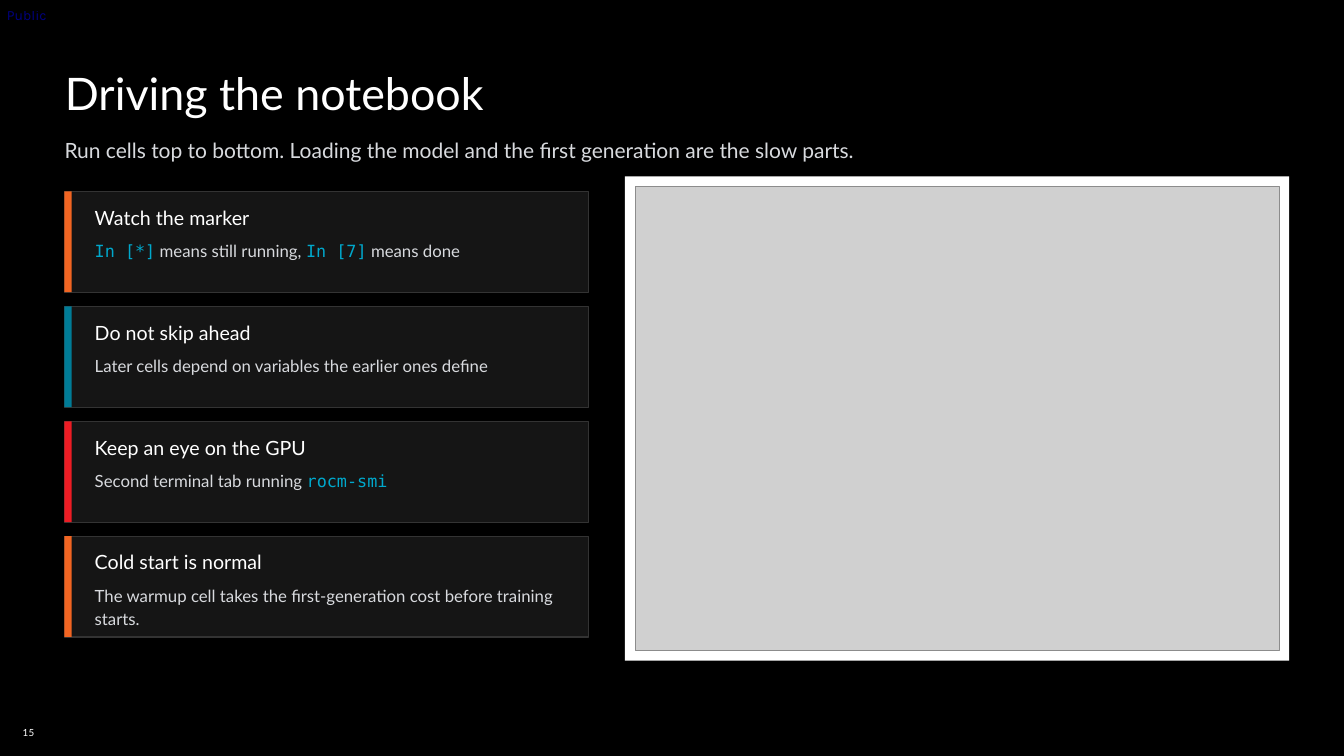
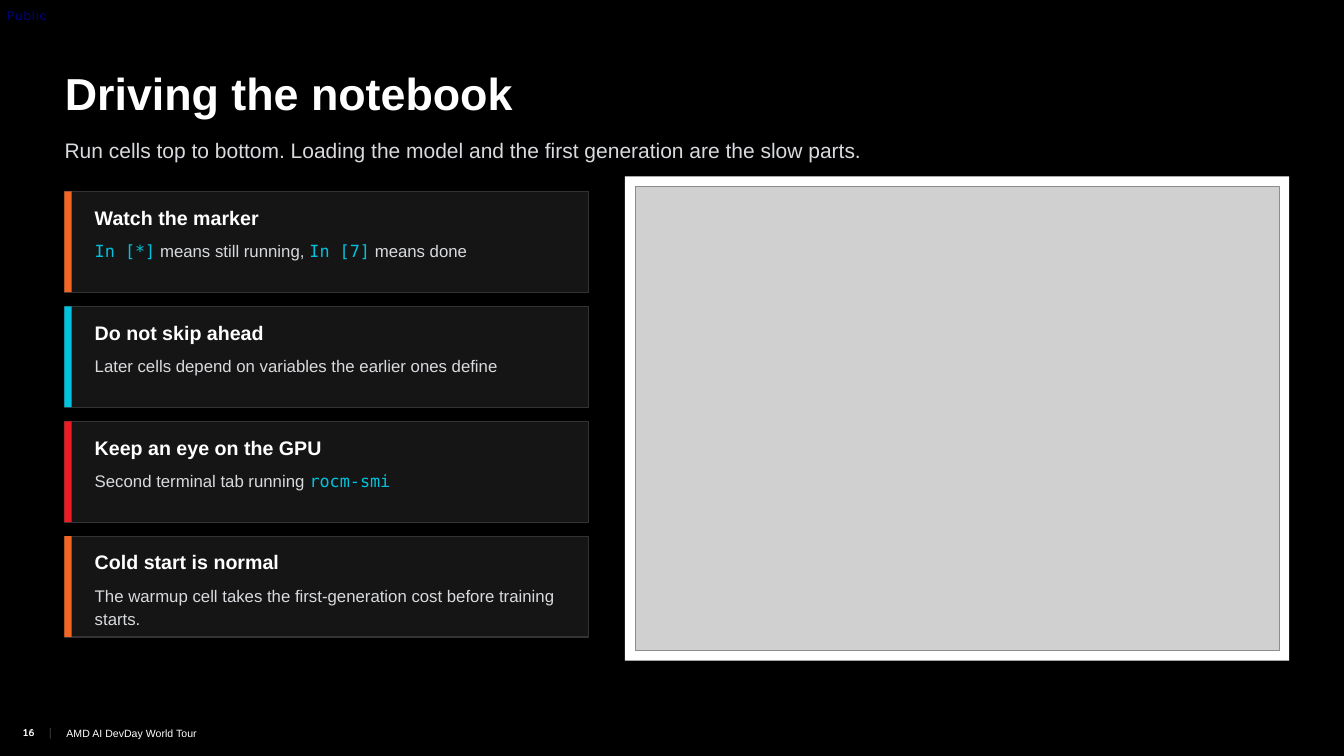
Before and after one commit to TwelveNights/Unsloth-RL-Workshop-on-Radeon, a slide deck: slide 16 of docs/AMD-Unsloth-GRPO-Fine-tuning1.pptx (slide 15 before the commit). Drawn at 1344x756 pixels with LibreOffice and Linux fonts; fonts in the diff are those of the drawing; grey boxes stand for pictures; background and template pictures are left out. Boxes give left, top, right and bottom in pixels: in the first picture for what was removed or moved away, otherwise in the second. Text is boxed around its words. In the diff, an @@ line names an element or a change of style, - is before the commit and + after.

Commit message:
Move slides to AI DevDay template; update notebook URL and password

```diff
--- a/docs/AMD-Unsloth-GRPO-Fine-tuning1.pptx
+++ b/docs/AMD-Unsloth-GRPO-Fine-tuning1.pptx
@@ text "In [*] means still running, ..." at (x1=95, y1=244, x2=467, y2=261): font Lato to Arial in "means still running, means done"; text colour #00A8CC to #00C2DE in "In [*] In [7]" @@
@@ rectangle at (x1=65, y1=307, x2=72, y2=407): fill #007C97 to #00C2DE @@
@@ text "Second terminal tab running rocm-smi" at (x1=95, y1=474, x2=391, y2=491): font Lato to Arial in "Second terminal tab running"; text colour #00A8CC to #00C2DE in "rocm-smi" @@
@@ font Lato to Arial, bold on in 5 elements at (x1=65, y1=77, x2=512, y2=118), (x1=95, y1=210, x2=258, y2=226), (x1=95, y1=325, x2=264, y2=344), (x1=95, y1=440, x2=322, y2=459), (x1=95, y1=554, x2=279, y2=570) @@
@@ font Lato to Arial in 3 elements at (x1=65, y1=142, x2=860, y2=162), (x1=95, y1=360, x2=498, y2=376), (x1=95, y1=590, x2=554, y2=625) @@
@@ page number added at (x1=21, y1=723, x2=34, y2=744), 7 pt, text #FFFFFF @@
+16
@@ page number at (x1=23, y1=729, x2=34, y2=736): text changed; font Lato to Arial @@
-15
+16
@@ text "|" at (x1=49, y1=722, x2=52, y2=744): font Lato to Arial, text colour #000000 to #FFFFFF @@
@@ text added at (x1=49, y1=722, x2=52, y2=744), 7.5 pt, text #000000 @@
+|
@@ text added at (x1=66, y1=729, x2=197, y2=739), 7.5 pt, text #FFFFFF @@
+AMD AI DevDay World Tour
```
Also in this commit, not shown: 17 other slides changed, 1 slide added, 1 other file.
